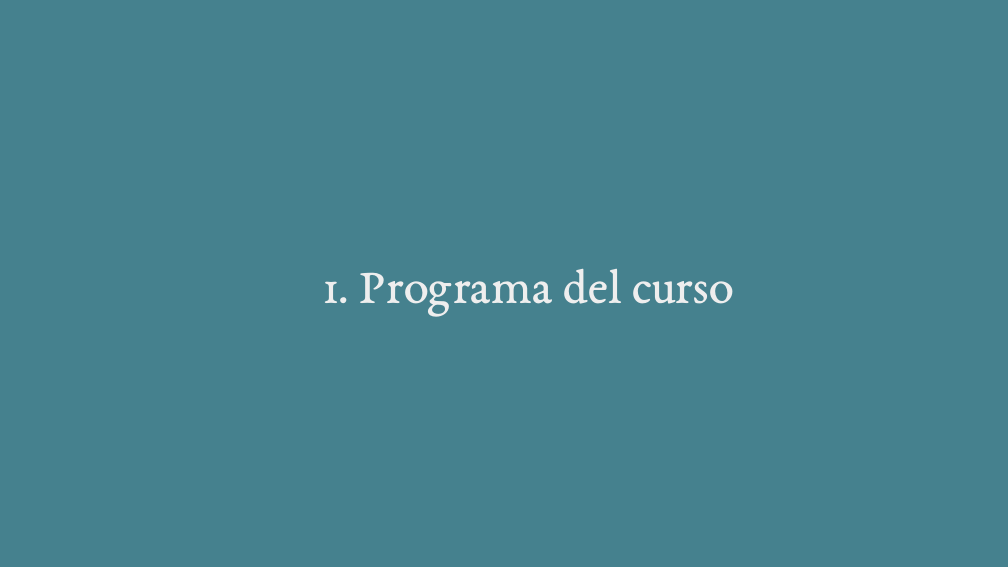
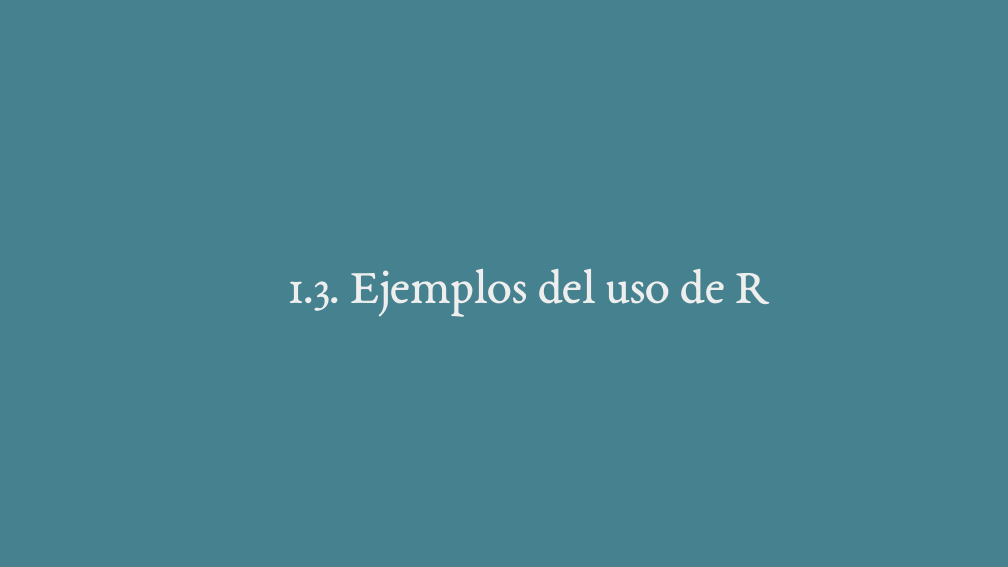
Before and after one commit to KAravena/udp-magister-visualizacion-datos-r, a slide deck: slide 19 of clases/clase_01/clase_01.pptx (slide 4 before the commit). Drawn at 1008x567 pixels with LibreOffice and Linux fonts; fonts in the diff are those of the drawing. Boxes give left, top, right and bottom in pixels: in the first picture for what was removed or moved away, otherwise in the second. Text is boxed around its words. In the diff, an @@ line names an element or a change of style, - is before the commit and + after.

```diff
--- a/clases/clase_01/clase_01.pptx
+++ b/clases/clase_01/clase_01.pptx
@@ title at (290, 269, 769, 317): text changed @@
-1. Programa del curso
+1.3. Ejemplos del uso de R
```
Also in this commit, not shown: 2 other slides changed, 22 slides added, 8 slides removed, 3 other files.
